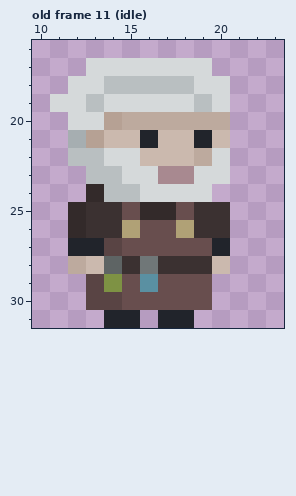
A pixel-art file gets an edit: assets_raw/player.aseprite. The picture above was drawn from the file before the commit.
32x32 pixels, 47 frames. Shown: old frame 11 (idle): x 10..23, y 16..31. The commit also changed other frames, which this record leaves out.
Once edited:
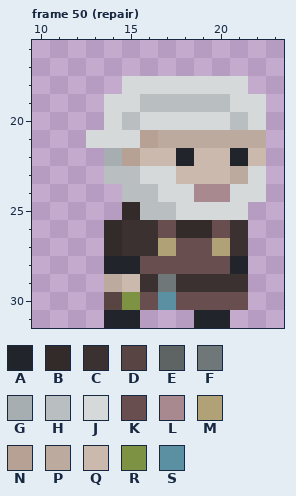
Palette (. is transparent): A #21242b  B #332a2a  C #3b3131  D #594444  E #5e6464  F #707778  G #a6aeb1  H #b9bfc1  J #d5d9da  K #684e4e  L #a88990  M #b0a176  N #b6a194  P #bdaa9e  Q #cbb9ae  R #7e9244  S #5a90a2
A new or re-ordered frame is compared with the old frame closest to it.
Log entry: player repair animation
Difference:
frames 47 -> 83
Changed rows in their new state; - is an unchanged pixel.
Frame 50 (repair) is new; against old frame 11 (idle):
first column x 11:
17 --.......---
18 -...JJJJ--J-
19 ...--HHH-HJJ
20 -..JHJJJJJHJ
21 -.JJJNPPPPPP
22 -..GN--AQQAQ
23 --.-H-JQQQPJ
24 --..-H--LLJJ
25 -...BHHJJJJ-
26 -..BCC-BBKC-
27 -..BCCM--MC-
28 -..AAKKKKKA-
29 --.PQCFCCCC-
30 --.-R-S--KK-
31 ------..AA--
Changed places in both pictures, as pixel boxes (x1, y1, x2, y2):
changed: (50, 58, 266, 328)
